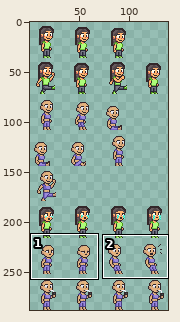
File history of a sprite sheet, Brackeys Jam 2021.8/Assets/Assets/Characters/female2.png. The picture above shows the old version from afar; the outline marks the close-up.
Close-up. Before:
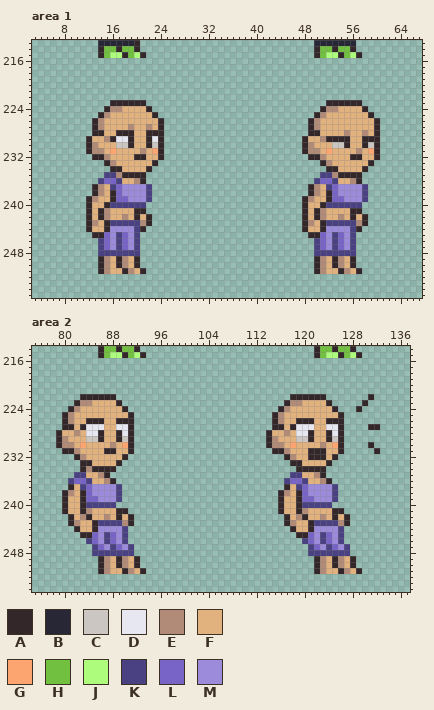
The file is 144x288 pixels. Shown: area 1: x 3..67, y 213..255; area 2: x 75..137, y 214..254. The wide view leaves out empty margins.
Palette (. is transparent): A #33272a  B #272736  C #cbc6c1  D #e6e7f0  E #b28b78  F #e2b27e  G #fca570  H #71c03f  J #adfc7b  K #494182  L #7864c6  M #9c8bdb
Pixels before, area 1 (only the part around the change), first column x 3:
213 ...........BBBBBBA.............................BBBBBBB...........
214 ...........AHHAHHA.............................AHHAHHA...........
215 ...........AHJJAHJA............................AHJJAHJA..........
216 .................................................................
217 .................................................................
218 .................................................................
219 .................................................................
220 .................................................................
221 .................................................................
222 .................................................................
223 .............AAAAAA..............................AAAAAA..........
224 ............AEEFFFFA............................AEEFFFFA.........
225 ...........AEFFFFFFFA..........................AEFFFFFFFA........
226 ..........AEFFFFFFFFFA........................AEFFFFFFFFFA.......
227 ..........AEFFFFEFFEFA........................AEFFFFFFFFFA.......
228 ..........AAFFAAAFFAAA........................AAFFFFEFFEFA.......
229 .........AFFEADDAFFADA.......................AFFEAAAAFFAAA.......
230 .........AEFFFCCAFFACA.......................AEFFFCCAFFACA.......
231 .........AEEFGFFFFEFGA.......................AEEFGFFFFEFGA.......
232 ..........AAEFFFFAAFFA........................AAEFFFFAAFFA.......
233 ............AEFFFFFFA...........................AEFFFFFFA........
234 .............AAFFFFA.............................AAFFFFA.........
235 ............KKEAAAA.............................KKEAAAA..........
236 ...........KLLKFFEA............................KLLKFFEA..........
237 ..........AEFKLMMMMK..........................AEFKLMMMMK.........
238 ..........AEFALMMMMK..........................AEFALMMMMK.........
239 .........AEFFALLMMMK.........................AEFFALLMMMK.........
240 .........AFFAKKKKKK..........................AFFAKKKKKK..........
241 .........AFAEFFFFAA..........................AFAEFFFFAA..........
242 .........AFAEFFEFAFA.........................AFAEFFEFAFA.........
243 .........AEFAKKKKKEA.........................AEFAKKKKKEA.........
244 .........AFFAMMMMKA..........................AFFAMMMMKA..........
245 ..........AALMKLMK............................AALMKLMK...........
246 ...........KLMKLMK.............................KLMKLMK...........
247 ...........KLMKLMK.............................KLMKLMK...........
248 ...........KKKKKKK.............................KKKKKKK...........
249 ...........AEFAEFA.............................AEFAEFA...........
250 ...........AEFAEFA.............................AEFAEFA...........
251 ...........AEFFAEFA............................AEFFAEFA..........
252 .................................................................
253 .................................................................
254 .................................................................
255 .................................................................
Pixels before, area 2 (only the part around the change), first column x 75:
214 ...........AHHAHHA.............................AHHAHHA.........
215 ...........AHJJAHJA............................AHJJAHJA........
216 ...............................................................
217 ...............................................................
218 ...............................................................
219 ...............................................................
220 ...............................................................
221 ...............................................................
222 ........AAAAAA.............................AAAAAA.......A......
223 .......AEEFFFFA...........................AEEFFFFA.....A.......
224 ......AEFFFFFFFA.........................AEFFFFFFFA...A........
225 .....AEFFFFFFFFFA.......................AEFFFFFFFFFA...........
226 .....AEFFAAAFFAAA.......................AEFFAAAFFAAA...........
227 .....AAFADDDFFDDA.......................AAFADDDFFDDA....AA.....
228 ....AFFEFDDAFFADA......................AFFEFDDAFFADA...........
229 ....AEFFFCCAFFACA......................AEFFFCCAFFACA...........
230 ....AEEFGFFFFEFGA......................AEEFGFFFFEFGA....A......
231 .....AAEFFFFAAFFA.......................AAEFFFAAAFFA.....A.....
232 .......AEFFFFFFA..........................AEFFAAAFA............
233 ........AAFFFFA............................AAFFFFA.............
234 ........AEAAAA..............................AAAAA..............
235 .......KKFFEA..............................KKFFEA..............
236 ......KLLKFFEA............................KLLKFFEA.............
237 ......AFKLMMMMK...........................AFKLMMMMK............
238 .....AEFALMMMMK..........................AEFALMMMMK............
239 .....AFFALLMMMK..........................AFFALLMMMK............
240 .....AFFAKKKKK...........................AFFAKKKKK.............
241 .....AFFAEFFFFAA.........................AFFAEFFFFAA...........
242 ......AFEAFFEFAFA.........................AFEAFFEFAFA..........
243 ......AEFFAKKKKEA.........................AEFFAKKKKEA..........
244 .......AFFAMMMMK...........................AFFAMMMMK...........
245 ........AALMKLMK............................AALMKLMK...........
246 .........KLMKLMK.............................KLMKLMK...........
247 ..........KLMKLMK.............................KLMKLMK..........
248 ..........KKKKKKK.............................KKKKKKK..........
249 ...........AEFAEFA.............................AEFAEFA.........
250 ...........AEFAEFA.............................AEFAEFA.........
251 ...........AEFFAEFA............................AEFFAEFA........
252 ...............................................................
253 ...............................................................
254 ...............................................................
The same view after the edit:
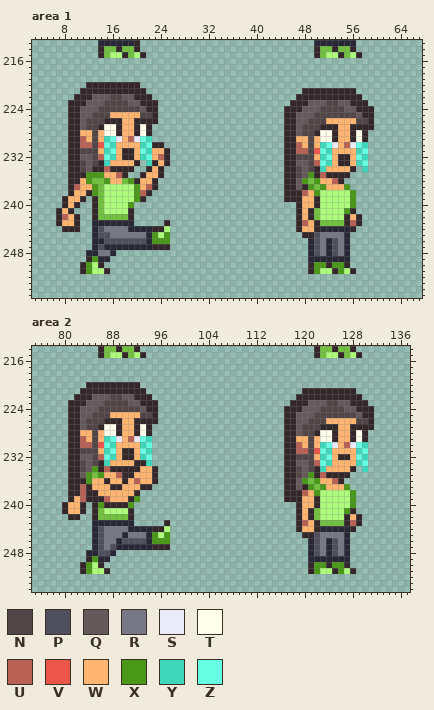
Colours new in this view: N #514548  P #4f4f5e  Q #65595c  R #777786  S #eaeaf9  T #ffffeb  U #ba6156  V #eb564b  W #ffb570  X #499817  Y #3ed7bb  Z #66ffe3
From the commit log: Make Female2 cry run animation
Diff:
Changed rows in their new state; - is an unchanged pixel.
Area 1:
first column x 7:
220 -----AAAAAAAAA----------------------------------------
221 ----AAAAAAAAAAA--------------------------AAAAAAAAA----
222 ---AAAQQQNNQQAAA------------------------AAAAAAAAAAA---
223 --AAAQQQNNNNQQ-AA----------------------AAAQQQNNQQ--A--
224 --AAQQQNNNNNNNQ-A---------------------AAAQQQNNNNQQA-A-
225 --AAQQNNNWWWWWNN----------------------AAQQQNNNNNNNQA--
226 --AAQNNNAAAWWAAAA.--------------------AAQQNNNWWWWWNNA.
227 --AAQNNATTAWWATA..--------------------AAQNNNAAAWWAAAA.
228 --AAWWNWTT-WWAT-..--------------------AAQNN-TTAWWATA..
229 --AAUWNWYZSWUSZY..--------------------AAWWNWTT-WWAT-..
230 --AAUUNVZYWWWWYZA---------------------AAUWNWYZSWUSZY..
231 --AANNNWYZWAAWZYWWA-------------------AAUUNVZYWWWWYZ..
232 --AAQQNUZYWAAWYZWUA-------------------AANNNWYZWAAWZY..
233 --AANQNAYWWWWA.Y-WA-------------------AAQQNUZYWAAWYZ.-
234 --AANQAAU--AA..-WA--------------------AANQNAYWWWWA.Y--
235 --AAAXXXWWU-..-WWA--------------------AANQXAUAA--..---
236 --AAWXHHXWWHXAWWA---------------------AAQXHXWWUA...---
237 --AUWWXHJJJJJXWUA---------------------AAQAXHXWWWX...--
238 --AWWAXHJJJJJXUA----------------------AAAUWXJJJJJX..--
239 -AWWA.AHJJJJJXA.----------------------AAAWWAJJJJJX..--
240 -AWA-.AHJJJJX..-------------------------AWWAJJJJJX.---
241 AWA--.AHJJJJA..-------------------------AWAHJJJJX-.---
242 AUWA-.AHHHHHA...------------------------AWAHJJJJAWA.--
243 AWWA-.BBBBBBB...--A---------------------AUWAHHHHAUA.--
244 -AAA-.BPRRRRBBBBAAJ---------------------AWWABBBBBA.---
245 ------BPPRRRRRRBXJX----------------------A-PRRRRB.----
246 ------BBPPPPPPPBXXX-----------------------BPRBPRB.----
247 ------BPBBBBBBBBAAA-----------------------BPRBPRB.----
248 -----BBRRB....----------------------------BPRBPRB.----
249 -----AXBB.....----------------------------BBBBBBB.----
250 ----AXJ-......----------------------------AXXAXXA.----
251 ----AXJJA......---------------------------AXJJAXJA.---
Area 2:
first column x 79:
220 -----AAAAAAAAA----------------------------------------
221 ----AAAAAAAAAAA--------------------------AAAAAAAAA----
222 ---A--QQQNNQQAAA-----------------------.-----AAAAAA-.-
223 --A-AQQQNNNNQQAAA---------------------.AAAQQQNNQQAA---
224 ---AQQQNNNNNNNQAA--------------------.AAAQQQNNNNQQ-AA-
225 -.AAQQNNNWWWWWNNA-------------------..AAQQQNNNNNNNQAA-
226 -.AAQNNNAA-WWAAAA-------------------..AAQQNNNWWWWWNNA-
227 -.-AQNNATTAWWATA--------------------..A-QNNNAAAWWAAA-.
228 ..AAWWNWTT-WWATA-------------------...AAQNNATTAWWATA--
229 ..AAUWNWYZSWUSZY-------------------...AAWWNWTTAWWATA--
230 ..AAUUNVZYWWWWYZ-------------------...AAUWNWYZSWUSZY.-
231 -.-ANNNWYZWA-WZY--------------------..AAUUNVZYWWWWYZ-.
232 --A-QQNUZYW-AWYZ-----------------------ANNNWYZWAAWZY--
233 --AANQNAYWWWWAAY----------------------A-QQNUZYWWWWYZ--
234 --AANQX-U-AAAAWWA---------------------AANQN-YWWWWA-Y--
235 --AAQXHXWWUAAWWWA---------------------AANQXAUAAAA-----
236 --AAAXWWAWWAWUWWA---------------------AAQXHXWWUA------
237 ---AUAWWWAAWWWAA-----------------------AQAXHXWWWX-----
238 -.AAUAAWWWWWWA-----------------------.AA-UWXJJJJJX----
239 -.AWUAAAUWWWAX-----------------------.AA-WWAJJJJJX----
240 --WW-.AXAAAAX------------------------...-WWAJJJJJX----
241 --WW-.AHJJJJA------------------------...-WAHJJJJXA----
242 ---A..AHHHHH--------------------------..AWAHJJJJ-WA---
243 --....BBBBBBB-----A-------------------..AUWAHHHH-UA---
244 ---...BPRRRRBBBBAAJ--------------------.AWWABBBBBA----
245 ----..BPRRRBRRRBXJX---------------------.-APRRRRB-----
246 -----.BPRRBPPPPBXXX----------------------.BPRBPRB-----
247 ------BPRPBBBBBBAAA-----------------------BPRBPRB-----
248 -----BBPPB...-----------------------------BPRBPRB-----
249 -----AXBB.....----------------------------BBBBBBB.----
250 ----AXJ-......----------------------------AXXAXXA.----
251 ----AXJJA......---------------------------AXJJAXJA.---
Where, in picture pixels (left, top, right, bottom), the same in both close-ups:
changed: (56, 82, 170, 274)
changed: (284, 88, 380, 274)
changed: (56, 382, 170, 574)
changed: (266, 388, 380, 574)
